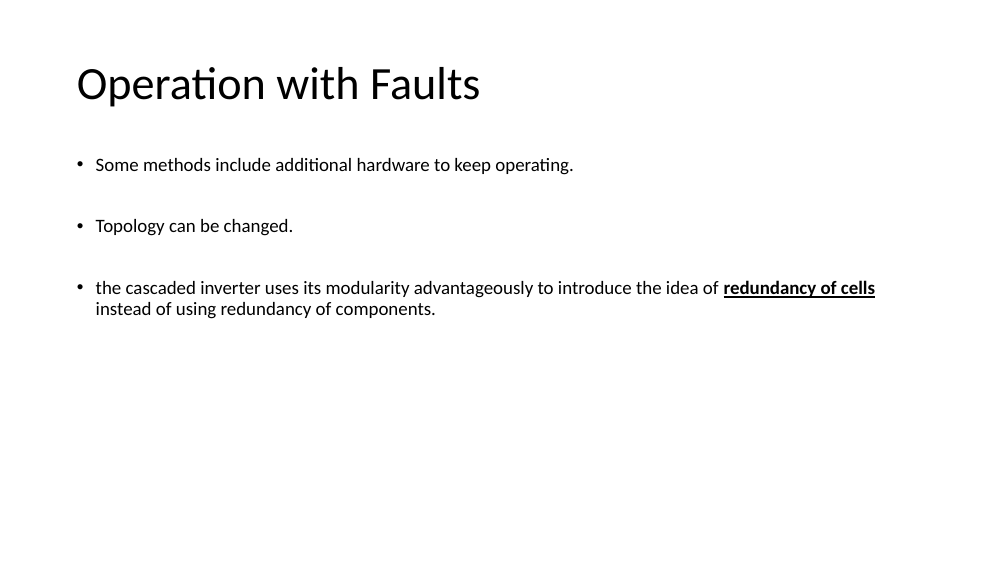
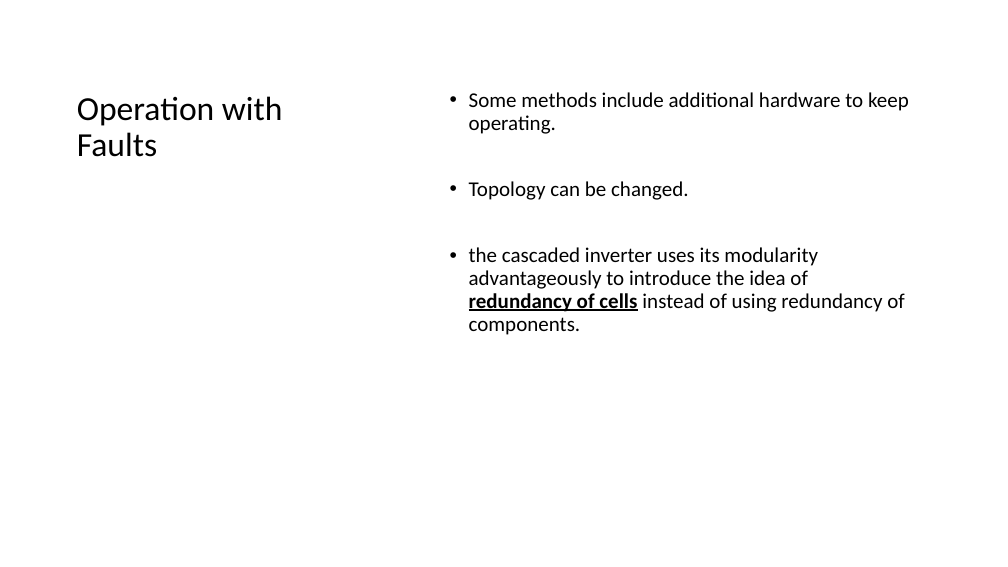
Before and after one commit to ahmetcan-akuz/Thesis, a slide deck: slide 3 of Reports/Fault_Tolerance.pptx. Drawn at 1008x567 pixels with LibreOffice and Linux fonts; fonts in the diff are those of the drawing. Boxes give left, top, right and bottom in pixels: in the first picture for what was removed or moved away, otherwise in the second. Text is boxed around its words. In the diff, an @@ line names an element or a change of style, - is before the commit and + after.

Commit message:
Fault Tolerance Güncellemeler

```diff
--- a/Reports/Fault_Tolerance.pptx
+++ b/Reports/Fault_Tolerance.pptx
@@ title "Operation with Faults": place and size @@
-title "Operation with Faults" at [77,67,480,107]
+title "Operation with Faults" at [77,96,283,157]
@@ title "Operation with Faults" at [77,96,283,157]: size 44 to 32 pt; vertical alignment middle to top @@
@@ text "Some methods include additional hardware ...": place and size @@
-text "Some methods include additional hardware ..." at [96,158,875,319]
+text "Some methods include additional hardware ..." at [469,92,909,335]
@@ text "Some methods include additional hardware ..." at [469,92,909,335]: size 18 to 20 pt @@
```
Also in this commit, not shown: 1 other slide changed, 5 slides added, 1 slide removed, 4 other files.
